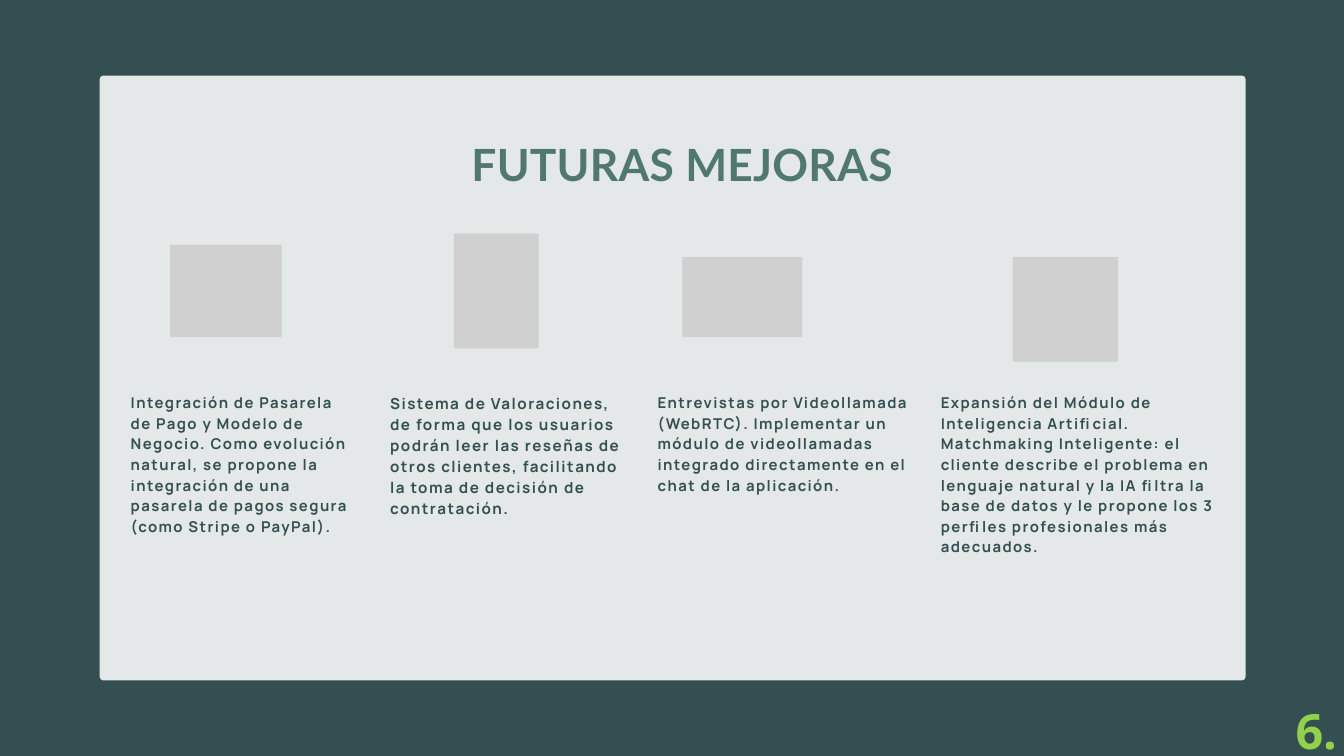
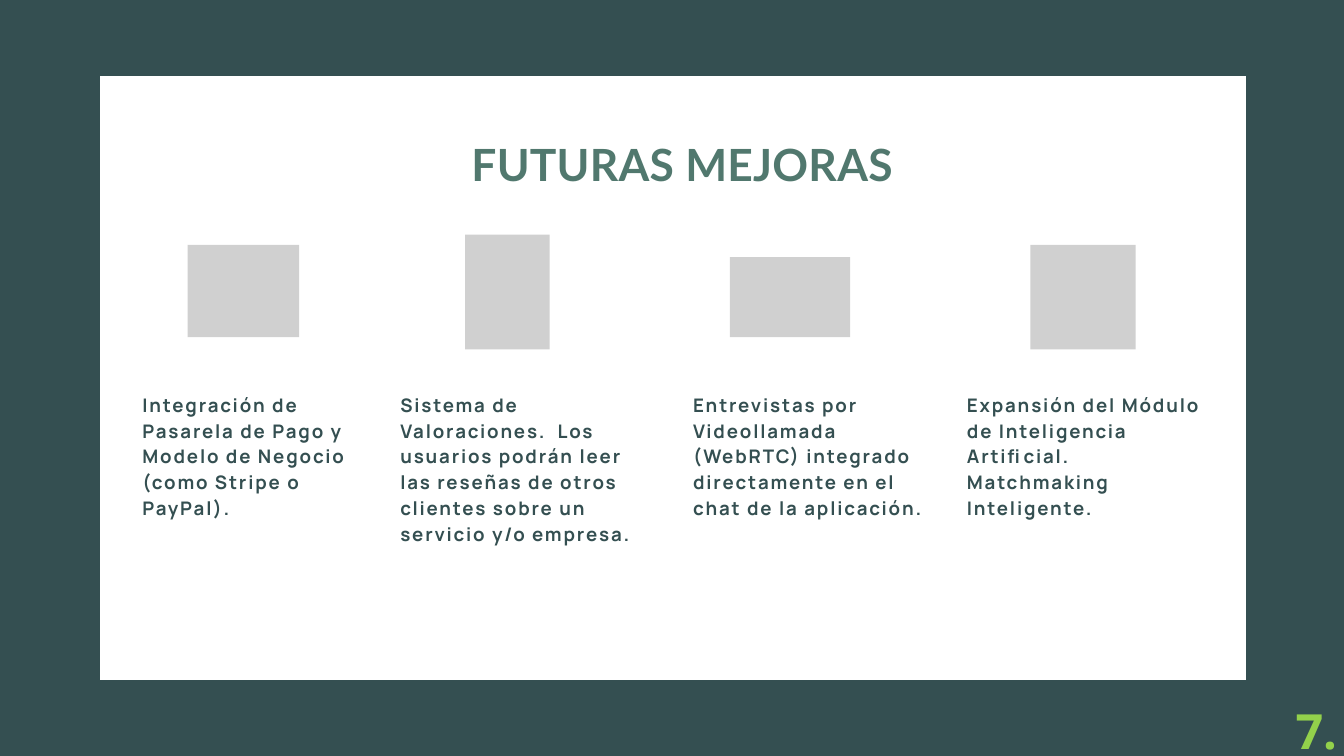
Before and after one commit to egilp04/TFG_Cuidados, a slide deck: slide 9 of documentacion_extra/presentacion/cuidaDos.pptx (slide 8 before the commit). Drawn at 1344x756 pixels with LibreOffice and Linux fonts; fonts in the diff are those of the drawing; grey boxes stand for pictures. Boxes give left, top, right and bottom in pixels: in the first picture for what was removed or moved away, otherwise in the second. Text is boxed around its words. In the diff, an @@ line names an element or a change of style, - is before the commit and + after.

```diff
--- a/documentacion_extra/presentacion/cuidaDos.pptx
+++ b/documentacion_extra/presentacion/cuidaDos.pptx
@@ freeform shape at (99, 75, 1245, 680): fill #FFFFFF at 87% opacity to #FFFFFF; outline redrawn @@
@@ picture: place and size @@
-picture at (454, 234, 539, 349)
+picture at (465, 235, 550, 349)
@@ picture: place and size @@
-picture at (170, 245, 282, 337)
+picture at (187, 245, 299, 337)
@@ picture: place and size @@
-picture at (682, 257, 802, 337)
+picture at (730, 257, 850, 337)
@@ picture: place and size @@
-picture at (1013, 257, 1118, 362)
+picture at (1030, 245, 1136, 349)
@@ text at (142, 397, 344, 520): text changed; size 16 to 20 pt @@
-Integración de Pasarela de Pago y Modelo de Negocio. Como evolución natural, se propone la integración de una pasarela de pagos segura (como Stripe o PayPal).
+Integración de Pasarela de Pago y Modelo de Negocio (como Stripe o PayPal).
@@ text at (400, 398, 629, 546): text changed; size 16.3 to 20 pt @@
-Sistema de Valoraciones, de forma que los usuarios podrán leer las reseñas de otros clientes, facilitando la toma de decisión de contratación.
+Sistema de Valoraciones. Los usuarios podrán leer las reseñas de otros clientes sobre un servicio y/o empresa.
@@ text at (693, 398, 921, 520): text changed; size 16 to 20 pt @@
-Entrevistas por Videollamada (WebRTC). Implementar un módulo de videollamadas integrado directamente en el chat de la aplicación.
+Entrevistas por Videollamada (WebRTC) integrado directamente en el chat de la aplicación.
@@ text at (967, 397, 1199, 520): text changed; size 16 to 20 pt @@
-Expansión del Módulo de Inteligencia Artificial. Matchmaking Inteligente: el cliente describe el problema en lenguaje natural y la IA filtra la base de datos y le propone los 3 perfiles profesionales más adecuados.
+Expansión del Módulo de Inteligencia Artificial. Matchmaking Inteligente.
@@ text at (1296, 714, 1337, 750): text changed @@
-6.
+7.
```
Also in this commit, not shown: 6 other slides changed, 3 slides added, 2 slides removed, 1 other file.
